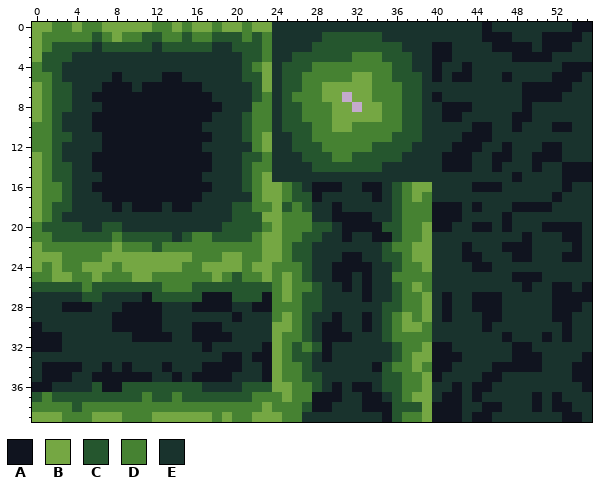
Pixel-art file: aseprite/testgrass-Sheet.aseprite. The picture above was drawn from the file before the commit.
56x40 pixels, 1 frame.
Palette (. is transparent): A #10141f  B #75a743  C #25562e  D #468232  E #19332d
Pixels before, first column x 0:
 0 BBDDBDDBBBBBDDBDBBDBBDBBEEEEEEEEEEEEEEEEEEEEEAEEEEEEEEAA
 1 BDDDDDCDBDDCCDDCDDCCCDCDEEEEECCCCCCEEEEEEEEEEAAAEEEAAAAE
 2 BDCCCCECCCCCECCCCCEECCCDEEEECCCCCCCCCEEEAAEEEEAAAAEAAAEE
 3 BCCCEEEEEEEEEEEEEEEEECCDEECCCCCCDDDCCCEEAAEEEEEEAAAAEEEE
 4 DCCEEEEEEEEEEEEEEEEEECDBECCCDDDDDDDDCCEEAEEAEEEEEEEEEAAA
 5 DDCEEEEEAEEEEAAEEEEEECCBECCDDDDDBBDDCCCEAEAAEEEAEEEEAAAE
 6 BDCCEEEAAAEAAAAAAEEEEECBECCDDBBBBBDDDCCEEEEEEEEEEAAAAAEE
 7 BDCCEEAAAAAAAAAAAAEEEECDECDDDBB.BBDDDCCEAEEEEEEEEAAAAEEE
 8 BDCCEEEAAAAAAAAAAAAEEEDDECCDDDBB.BBDDCCEEAAAEEEEEAEEEEEE
 9 BDCEEEAAAAAAAAAAAAEEECDDECCDDDBBBBBDDCCEEAAEEEEEAAEEEEEE
10 DDCEEEAAAAAAAAAAAEEEECDDECCCDDBBDDDDDCCEEEEEAAEEAEEEAAEE
11 DDCCEEEAAAAAAAAAAAEEECDBEECCDDDDDDDDCCCEEEEAAAEEEEEEEEEE
12 DDCEEEEAAAAAAAAAAEEEEEDBEECCCDDDDDCCCCEEEEAAAEEAEEEAAEEE
13 BDCEEEAAAAAAAAAAAAEEECCDEEECCCDDCCCCCEEEEAAAEEAAEEAAAEEE
14 BDCCEEAAAAAAAAAAAAEEECDDEEEECCCCCCCEEEEEEAAAEEAEEEAEEAAA
15 BDCCEEEAAAAAAAAAAEEEECDBEEEEEEEEEEEEEEEEEEEEEEEEAEEEEAAA
16 BDDCEEAAAAAAAAAAAAEEECDBBDCEAAAEEAAECDBBEEEEAAAEEEEEEAEE
17 BDDCEEEAAAAAAAAAAEEEEEDBBDCCAEEEEEAECDBDEEEEEEEEEEEEAEEE
18 BDCCEEEEAEAAAEAAEEEECCDDBCDCEEAEEEEECDDDAAAEAEEEAAAAEEEE
19 BDCEEEEEEEEEEEEEEEEECCCBBDDDEEAAAAEECDDDAAAEEEEAEEEEEEEE
20 DCCCCEECCEEEEEEEEEECCCCDBDDDCCEAAAACCDDBAAEEAAEAEEEAAAAE
21 DDCCCCCCDCCCCCECDDCCCCDBBDDCCEEAEEAACDDBEEEEEEEEEAEEEAAE
22 BDDDDDDDBDDDCDDDDDDDDDDBBDCCEEEEEEECDDBBEEEAEEEAAAEEEEAE
23 BBBDDDDBBBBBBBBBDDDBBDDBBDCCEEEAAEECCDBBEEEAAEEEAAEEEAAE
24 BDBDDBBBDBBBBBBDDBBBBDBBDDDCEEAAAAEECDDBEEEEAAEEEEEEEEEE
25 DDBBDDBDDDBBDDDDDDBDCDDBDBDCEEAAEAEEDDDDEEEEEEEEAAAEEEEE
26 CCCCCDCCCCCCCDDDCCCCCCCCDBDDCEEAEAEECDBDEEEEEEEEEAEEAAEA
27 EEEEECCEEEEACCCCCAAACCCADBDCCEEEEAEECDDBEAEEAAAEEEEEAAAA
28 EEEAAAEEEAAAAEEEAAAAEEAADDDCCEEEEEECCDDBEAEEAAAEEEEEAAAE
29 EEEEEEEEAAAAAEEEEEEEAEEEDBDCEEAEEAECDBDBEAEEEAAEEEEEAAEE
30 AEEEEEEEAAAAAEEEAAAEEEEEBBDCEAAEEAECDBBDEEEEEAEEEEEEEAEE
31 AAAEEEEEEEAAAAEEAAAAEEEEBDDCEAAAEEECDDDDEEEEEEEAEEEAEAEE
32 AAAEEEEEEEEEEEEEEAEEEEEABDCDCAEEEEEECDDBAAEEEEEEAAEEEEEE
33 EEEEEEEEEEEEEEEEEEEAAEAABDCCEAEEEEEECDBBAAAEEEEEAAAEEEEA
34 EAAAAEEAEAEEEAEEEAAAAEEABDDCEEEEEEACDDBDAAEEEEAAAAAEEEAA
35 EAAAEEAAAAAAEEAEAAAAEEEABDDCCEEEEEECCDDBAEEEEAAEEEEEEEAA
36 AAEEEECAACCCCCCCCEEEECCCBBDDCEAEAAECCDDBEEAEAAEEEEEEEEEA
37 CDCCCCCCCCCDCCDCCCCCCCDDDBDDAAAEEAAECDBBEAAEAEEEEEAEAEEE
38 DDDDCDDDDDDDDDDDDDDDDDDBDDDCAAEEEAAACCCBAAAEEAAEEEAEAAEE
39 BBBDDDBBBDDDBBBBBBDBDDBBBDDEEEEEEEEACDDBAAAEAAEEEEEEEAAE
After:
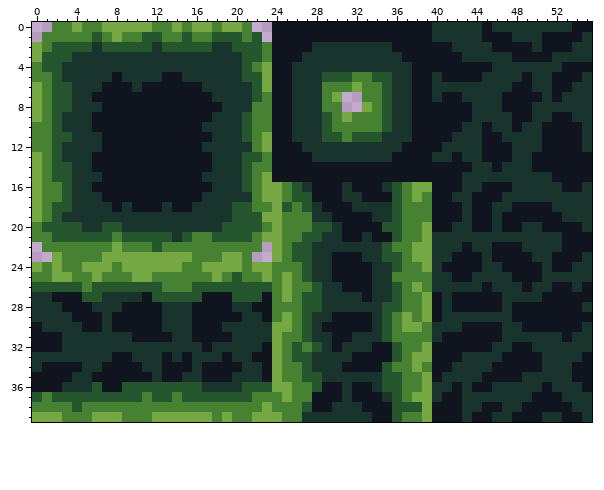
The edit:
y 0: x 0..1 BB -> ..; x 22..39 BBEEEEEEEEEEEEEEEE -> ..AAAAAAAAAAAAAAAA
y 1: x 0 B -> .; x 23..39 DEEEEECCCCCCEEEEE -> .AAAAAAAAAAAAAAAA
y 2: x 24..39 EEEECCCCCCCCCEEE -> AAAAEEEEEEEEAAAA
y 3: x 24..39 EECCCCCCDDDCCCEE -> AAAEEEEEEEEEEAAA; x 42 E -> A
y 4: x 24..39 ECCCDDDDDDDDCCEE -> AAEEEEEEEEEEEEAA; x 41..42 EE -> AA; x 44..45 EE -> AA
y 5: x 24..41 ECCDDDDDBBDDCCCEAE -> AAEEECCCDDCCEEAAEA; x 44 E -> A; x 47 A -> E; x 49 E -> A
y 6: x 24..31 ECCDDBBB -> AAEEEDDD; x 33 B -> D; x 35..39 DDCCE -> CEEAA; x 48 E -> A; x 50..51 AA -> EE
y 7: x 24..29 ECDDDB -> AAEEED; x 32..33 BB -> .D; x 35..42 DDCCEAEE -> CEEAAEAA; x 47..48 EE -> AA; x 51 A -> E
y 8: x 24..28 ECCDD -> AAEEE; x 30..31 BB -> D.; x 34..40 BDDCCEE -> DCEEAAA; x 47..48 EE -> AA
y 9: x 24..30 ECCDDDB -> AAEEECD; x 32..40 BBBDDCCEE -> DDDCEEAAA; x 43 E -> A; x 52..53 EE -> AA
y 10: x 24..31 ECCCDDBB -> AAEEECDD; x 35..42 DDCCEEEE -> CEEAAAAA; x 44 A -> E; x 51 E -> A; x 54 E -> A
y 11: x 24..30 EECCDDD -> AAEEECC; x 32..41 DDDDCCCEEE -> CCCEEEAAAA; x 43..44 AA -> EE; x 46 E -> A; x 51..54 EEEE -> AAAA
y 12: x 24..40 EECCCDDDDDCCCCEEE -> AAAEEEEEEEEEEAAAA; x 42..46 AAAEE -> EEEAA; x 53..54 EE -> AA
y 13: x 24..39 EEECCCDDCCCCCEEE -> AAAAEEEEEEEEAAAA; x 41 A -> E; x 43 A -> E; x 45 E -> A; x 53..55 EEE -> AAA
y 14: x 24..40 EEEECCCCCCCEEEEEE -> AAAAAAAAAAAAAAAAA; x 51..52 EE -> AA
y 15: x 24..42 EEEEEEEEEEEEEEEEEEE -> AAAAAAAAAAAAAAAAAAA; x 48 A -> E; x 52 E -> A
y 16: x 32 E -> A; x 40..42 EEE -> AAA; x 44 A -> E; x 47 E -> A; x 54 E -> A
y 17: x 29..30 EE -> AA; x 33 E -> A; x 35 E -> A; x 40..41 EE -> AA; x 44..46 EEE -> AAA; x 52 A -> E
y 18: x 29 E -> A; x 31 E -> A; x 45 E -> A
y 19: x 44..45 EE -> AA; x 48..52 EEEEE -> AAAAA
y 20: x 48 E -> A
y 21: x 32 E -> A; x 49 A -> E; x 55 E -> A
y 22: x 0 B -> .; x 23 B -> .; x 46 E -> A; x 49 A -> E; x 53 E -> A; x 55 E -> A
y 23: x 0..1 BB -> ..; x 22..23 DB -> ..; x 30 E -> A; x 42 E -> A; x 46..47 EE -> AA; x 52 E -> A
y 24: x 41..43 EEE -> AAA; x 45 A -> E; x 47..50 EEEE -> AAAA; x 52..53 EE -> AA
y 25: x 32 E -> A; x 42..43 EE -> AA
y 26: x 32 E -> A; x 45 E -> A
y 27: x 2..4 EEE -> AAA; x 40..43 EAEE -> AEAA; x 51 E -> A
y 28: x 40..43 EAEE -> AEAA; x 48..51 EEEE -> AAAA
y 29: x 4..6 EEE -> AAA; x 16..19 EEEE -> AAAA; x 23 E -> A; x 31..32 EE -> AA; x 40..41 EA -> AE; x 45..46 AA -> EE; x 48..51 EEEE -> AAAA; x 54..55 EE -> AA
y 30: x 5..6 EE -> AA; x 31..32 EE -> AA; x 43..44 EE -> AA; x 46 E -> A; x 49..52 EEEE -> AAAA; x 54 E -> A
y 31: x 29 A -> E; x 41..47 EEEEEEA -> AAAAAAE; x 51 A -> E
y 32: x 29..30 AE -> EA; x 34..35 EE -> AA; x 42..45 EEEE -> AAAA
y 33: x 8..9 EE -> AA; x 13 E -> A; x 15 E -> A; x 20 A -> E; x 29 A -> E; x 32..35 EEEE -> AAAA; x 47 E -> A
y 34: x 8 E -> A; x 10 E -> A; x 14..15 EE -> AA; x 31..33 EEE -> AAA
y 35: x 0 E -> A; x 13 E -> A; x 16 A -> E; x 47..48 EE -> AA
y 36: x 2 E -> A; x 29 E -> A; x 51 E -> A
y 37: x 32 E -> A; x 44 A -> E; x 51 E -> A
y 38: x 49 E -> A; x 51 E -> A
y 39: x 34 E -> A; x 48..50 EEE -> AAA
Changed places in both pictures, as pixel boxes (x1, y1, x2, y2):
changed: (32, 22, 592, 422)
